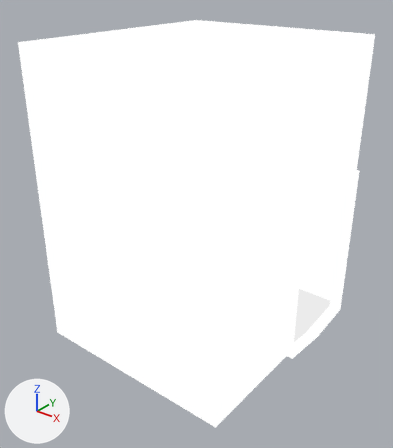
A saved change to the Blender file Assets/World/C7L1/raw/C7L1.blend.
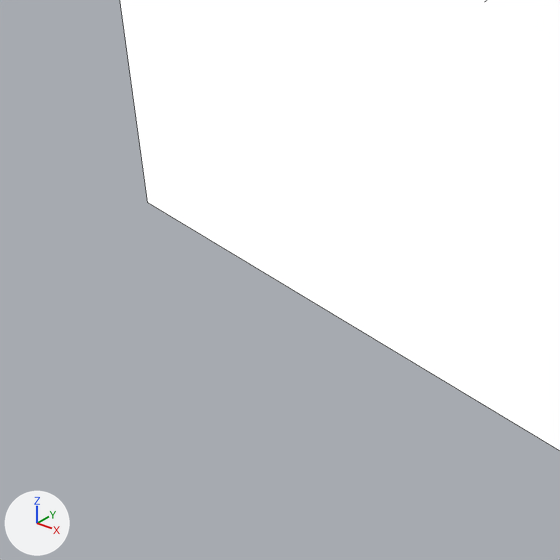
Each version is shown whole from a 50 mm camera at (34.5, -66.1, 79.4) aimed at (-10.6, -9.6, 44.4), then close up on the part from 6% to 39% of the width and 64% to 93% of the height. The lights are fixed; the arrows at lower left show +X, +Y and +Z. The close-ups show mesh edges as thin lines. The same objects are shown in both versions, whatever each file hides.

Names of what the first close-up shows: 'Room1'.
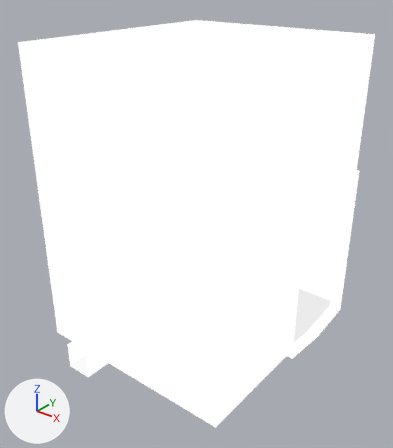
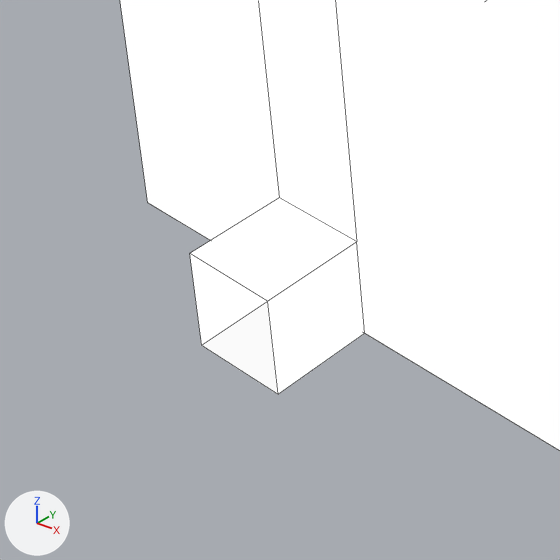
Where the change shows, as pixel boxes (x1, y1, x2, y2) in the close-ups (560 x 560 px):
part 1 of me_plane_004, built on: before (207, 0, 560, 451); after (190, 0, 560, 451)

The change, as a diff of the scene's bpy script:
```diff
--- a/Assets/World/C7L1/raw/C7L1.blend.py
+++ b/Assets/World/C7L1/raw/C7L1.blend.py
@@ me_plane_004 @@
 # used by ob_room1; location = (0.0, 0.0, 0.0)
 # verts and faces of me_plane_004; kept vertices keep their numbers, new ones are numbered from 18
 # before: 9 (4.0, -24.0, 25.0), 11 (-28.0, -24.0, 25.0) at pixel (147, 202), 16 (-28.0, -24.0, 70.0), 17 (4.0, -24.0, 70.0)
-me_plane_004.from_pydata(...)  # 18 vertices, 10 faces, 1 loose edge; spans x -28.0..4.0, y -24.0..12.0, z 25.0..70.0
+me_plane_004.from_pydata(...)  # 30 vertices, 16 faces, 1 loose edge; spans x -28.0..4.0, y -28.0..12.0, z 25.0..70.0
+# me_plane_004 part 1
+delete_faces([(9, 11, 16, 17)])
+verts[18] = (-20.0, -24.0, 25.0)
+verts[19] = (-20.0, -24.0, 70.0)
+verts[20] = (-20.0, -24.0, 29.0)  # pixel (279, 197)
+verts[21] = (-20.0, -28.0, 25.0)  # pixel (201, 345)
+verts[22] = (-20.0, -28.0, 29.0)  # pixel (189, 253)
+for new, old in zip([*range(23, 28)], [*range(18, 23)]): verts[new] = verts[old] + (4.0, 0.0, 0.0)
+verts[28] = (4.0, -24.0, 25.0)
+verts[29] = (-28.0, -24.0, 25.0)  # pixel (147, 202)
+faces += [(16, 19, 20, 18, 29), (17, 28, 23, 25, 24), (19, 24, 25, 20), (18, 20, 22, 21), (18, 21, 26, 23), (20, 25, 27, 22)]
+faces += [(23, 26, 27, 25)]
 me_plane_004.materials.append(mat_debugwhite)
```
